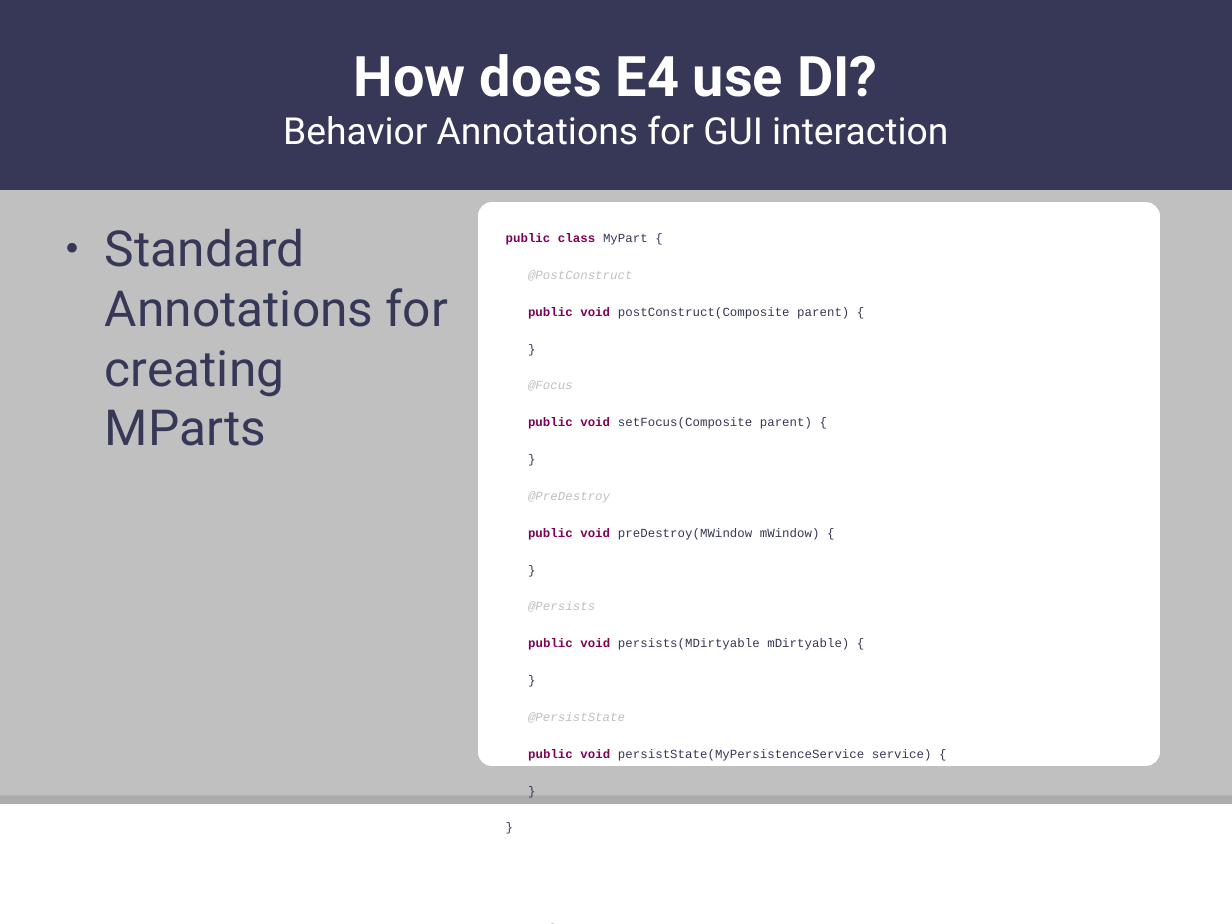
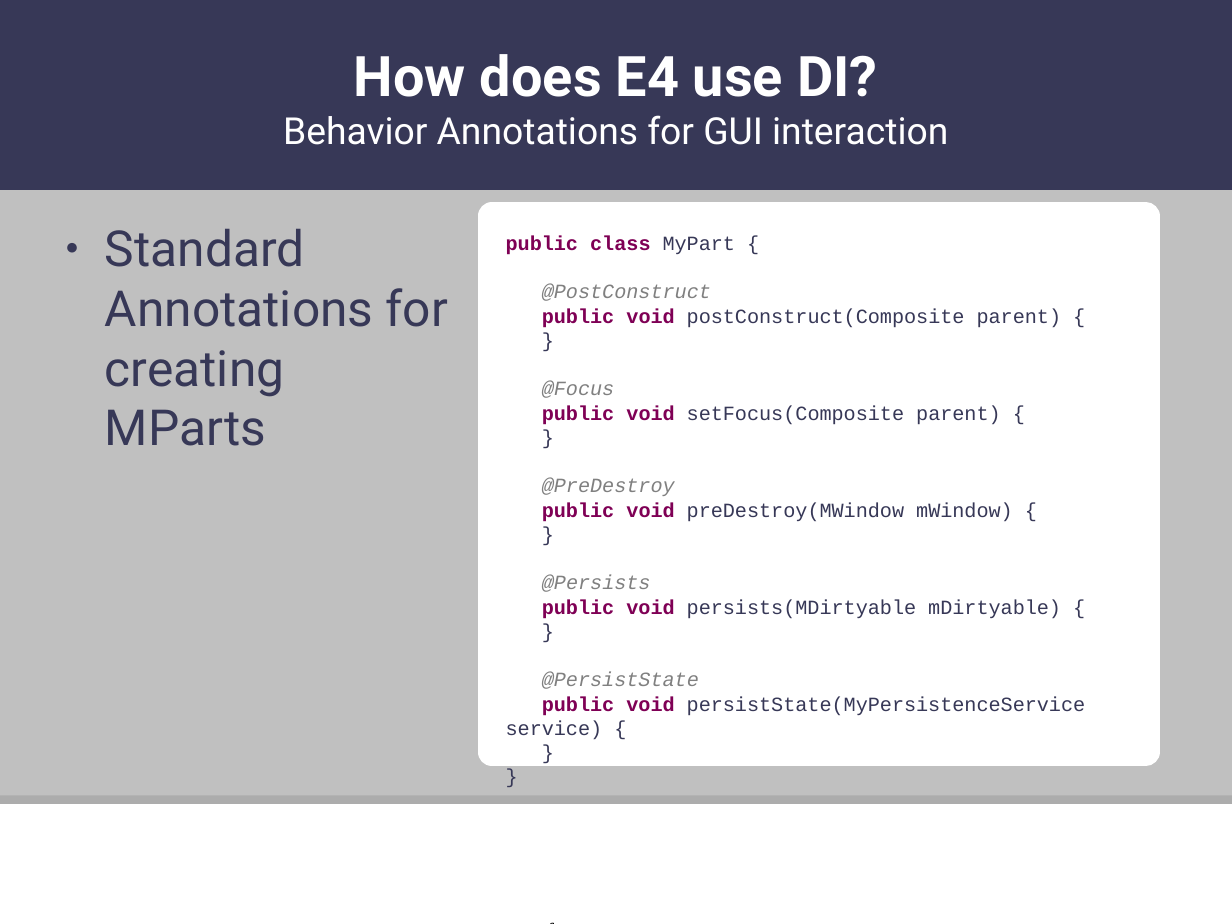
Before and after one commit to skylenewman/huntsville-efd-presentations, a slide deck: slide 25 of presentations/003-dependency-injection-custom-annotations/dependency-injection-custom-annotation.odp (slide 24 before the commit). Drawn at 1232x924 pixels with LibreOffice and Linux fonts; fonts in the diff are those of the drawing; background and template pictures are left out. Boxes give left, top, right and bottom in pixels: in the first picture for what was removed or moved away, otherwise in the second. Text is boxed around its words. In the diff, an @@ line names an element or a change of style, - is before the commit and + after.

```diff
--- a/presentations/003-dependency-injection-custom-annotations/dependency-injection-custom-annotation.odp
+++ b/presentations/003-dependency-injection-custom-annotations/dependency-injection-custom-annotation.odp
@@ text "public class MyPart {" at (492, 216, 1146, 751): size 8 to 13 pt; text colour #C0C0C0 to #808080 in "@PostConstruct", "@Focus", "@PreDestroy", "@Persists" and 1 more places; less space between paragraphs @@
```
Also in this commit, not shown: 19 other slides changed, 4 slides added, 5 slides removed, 4 other files.
